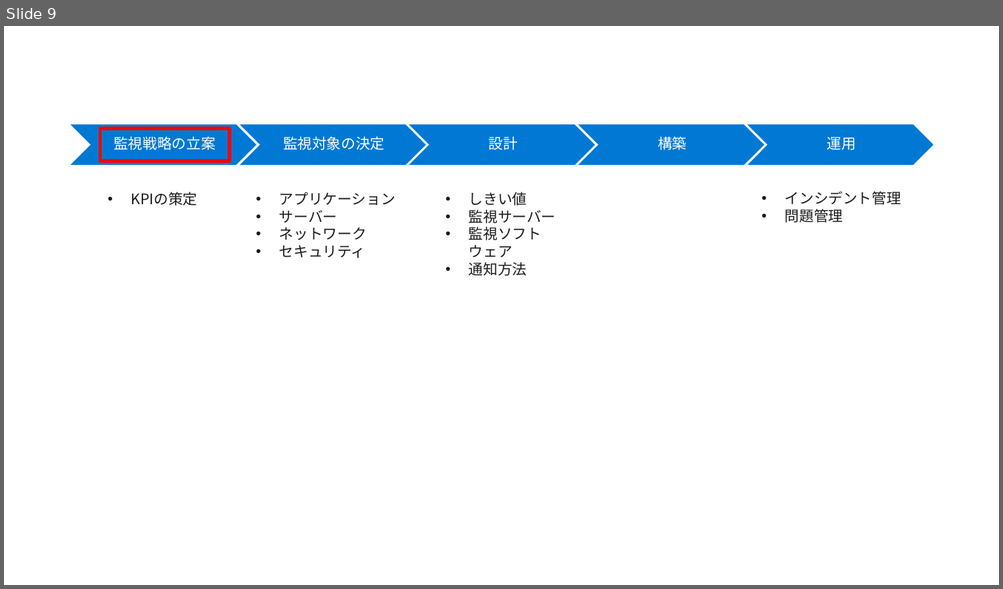
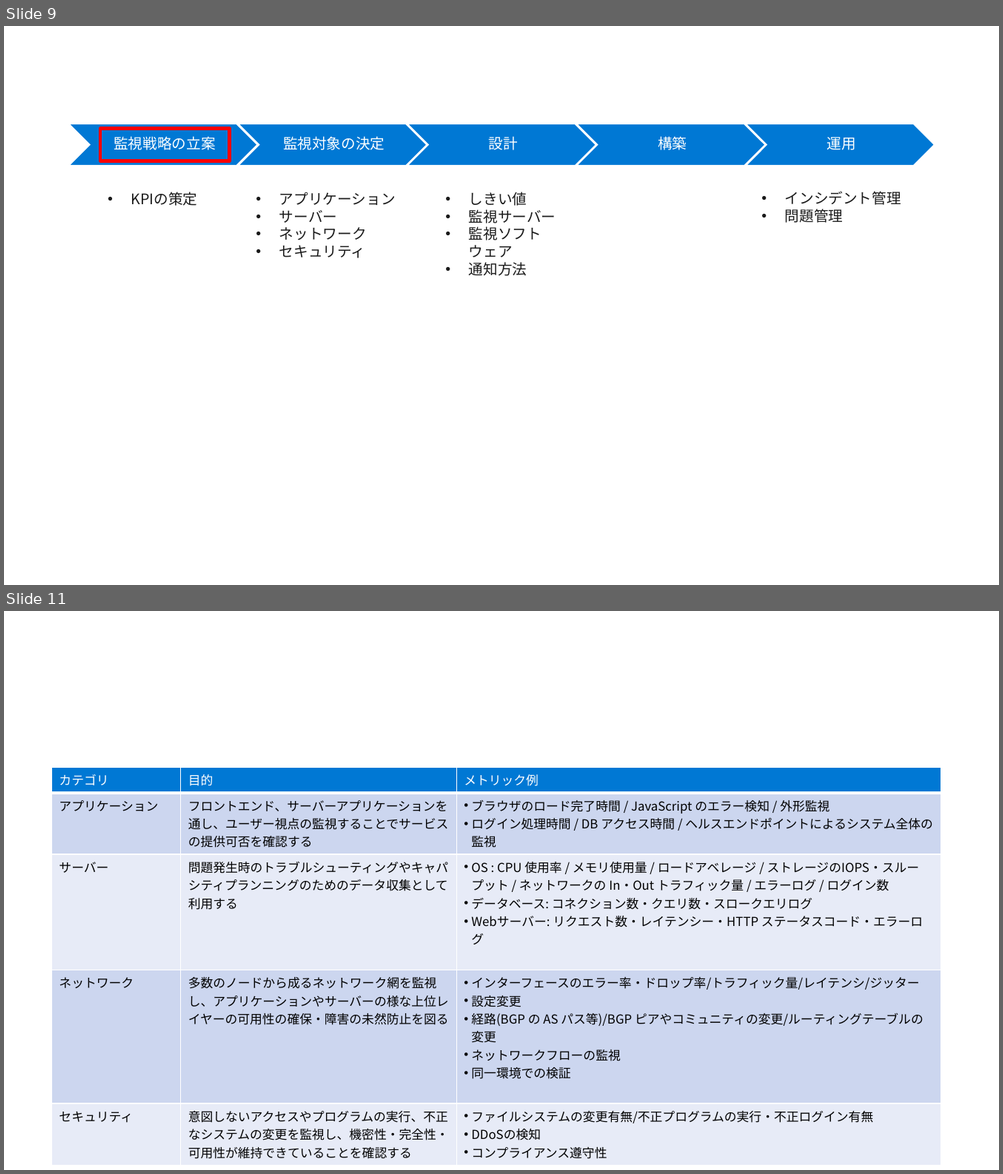
Before and after one commit to Azure/fta-japan, a slide deck: FTALive/Monitoring/images/figure.pptx. Shown one above the other, each under a label of ours: slide 9 before the commit, slides 9 and 11 after it; the slides between them are not shown. The pictures are 1003x589 and 1003x1174 pixels, drawn with LibreOffice and Linux fonts; fonts in the diff are those of the drawing. Boxes give left, top, right and bottom in pixels: in the first picture for what was removed or moved away, otherwise in the second. Text is boxed around its words. In the diff, an @@ line names an element or a change of style, - is before the commit and + after.

```diff
--- a/FTALive/Monitoring/images/figure.pptx
+++ b/FTALive/Monitoring/images/figure.pptx
@@ slide 11 added at (4,611,999,1170), background #FFFFFF @@
@@ table added at (52,768,941,1162), 5 rows, 3 columns @@
+カテゴリ | 目的 | メトリック例
+アプリケーション | フロントエンド、サーバーアプリケーションを通し、ユーザー視点の監視することでサービスの提供可否を確認する | ブラウザのロード完了時間 / JavaScript のエラー検知 / 外形監視 / ログイン処理時間 / DB アクセス時間 / ヘルスエンドポイントによるシステム全体の監視
+サーバー | 問題発生時のトラブルシューティングやキャパシティプランニングのためのデータ収集として利用する | OS : CPU 使用率 / メモリ使用量 / ロードアベレージ / ストレージのIOPS・スループット / ネットワークの In・Out トラフィック量 / エラーログ / ログイン数 / データベース: コネクション数・クエリ数・スロークエリログ / Webサーバー: リクエスト数・レイテンシー・HTTP ステータスコード・エラーログ
+ネットワーク | 多数のノードから成るネットワーク網を監視し、アプリケーションやサーバーの様な上位レイヤーの可用性の確保・障害の未然防止を図る | インターフェースのエラー率・ドロップ率/トラフィック量/レイテンシ/ジッター / 設定変更 / 経路(BGP の AS パス等)/BGP ピアやコミュニティの変更/ルーティングテーブルの変更 / ネットワークフローの監視 / 同一環境での検証
+セキュリティ | 意図しないアクセスやプログラムの実行、不正なシステムの変更を監視し、機密性・完全性・可用性が維持できていることを確認する | ファイルシステムの変更有無/不正プログラムの実行・不正ログイン有無 / DDoSの検知 / コンプライアンス遵守性
```
Also in this commit, not shown: 1 slide changed, 9 other files.
